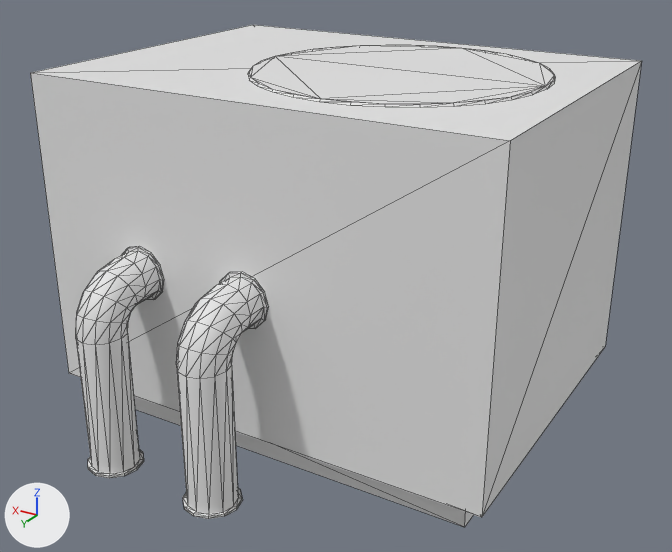
Renders of the FBX model Gravity Puzzle Game/Assets/Art/Models/Props Models/AirConditioner_01.FBX from each side of a commit.
Before and after are seen from a 50 mm lens placed at (-3.87, 6.6, 4.43), pointed at (-0.14, 0.38, 1.32). Arrows for +X, +Y and +Z are at lower left; the lights stay in place. Mesh edges are drawn as thin lines. Where no turn or scale is listed for an object, it has been applied to the vertices.

Objects in the first picture: 'AirConditioner_01'.
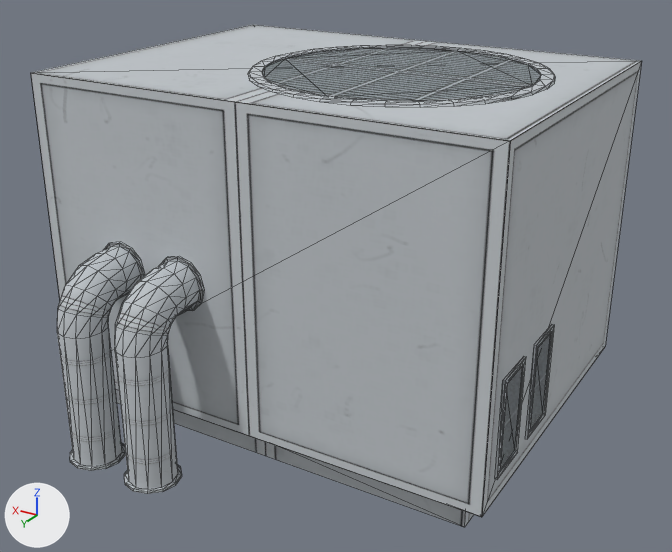
Edits to the bpy script that builds the scene:
```text
Add img_metalplates_01_basecolor_png:
    img_metalplates_01_basecolor_png = load_image('MetalPlates_01_basecolor.png', '../../Textures/Tilable Textures/MetalPlates_01_basecolor.png', 1024, 1024, 'sRGB')
Add img_metalgrate_01_basecolor_png:
    img_metalgrate_01_basecolor_png = load_image('MetalGrate_01_basecolor.png', '../../Textures/Tilable Textures/MetalGrate_01_basecolor.png', 1024, 1024, 'sRGB')
Add mat_21___default:
    mat_21___default = principled_material('21 - Default')
    mat_21___default.texture = img_metalplates_01_basecolor_png  # with its transparency
    mat_21___default.roughness = 0.859
Add mat_20___default:
    mat_20___default = principled_material('20 - Default')
    mat_20___default.texture = img_metalgrate_01_basecolor_png  # with its transparency
    mat_20___default.roughness = 0.859
Change me_mesh:
    used by ob_airconditioner_01; location = (0.0, 0.0, 0.0)
    remove me_mesh.from_pydata(...)  # 344 vertices, 600 faces; spans x -2.0..2.0, y -1.5..2.23, z 0.0..3.02
    add me_mesh.from_pydata(...)  # 440 vertices, 780 faces; spans x -2.02..2.0, y -1.5..2.23, z 0.0..3.02
    me_mesh part 1: a new loose piece of 16 vertices spanning x -2.02..-2.0, y 0.9..1.3, z 0.5..1.3
    me_mesh part 2: a new loose piece of 16 vertices spanning x -2.02..-2.0, y 0.3..0.7, z 0.5..1.3
    me_mesh part 3: the loose piece of 132 vertices spanning x -0.23..0.23, y 1.5..2.23, z 0.0..1.73 is deleted
    me_mesh part 4: 63 vertices moved from x 0.83..1.23, y 1.5..2.2, z 0.0..1.73 to x 0.7..1.43, y 1.5..2.23, z 0.0..1.73; 40 vertices removed from x 0.77..1.23, y 1.5..2.23, z 0.0..1.7; 172 vertices added at x 0.37..1.43, y 1.5..2.23, z 0.0..1.73
    me_mesh part 5: 64 vertices added at x -1.59..0.59, y -1.09..1.09, z 3.01..3.02
    me_mesh part 6: 179 faces spanning x -2.0..2.0, y -1.5..2.23, z 0.0..3.02 switch from no material to mat_21___default (picture img_metalplates_01_basecolor_png)
    add me_mesh.materials.append(mat_20___default)  # picture img_metalgrate_01_basecolor_png
```

Location of each change, (x1, y1, x2, y2) in pixels of the pictures (672 x 552 px):
part 1 of me_mesh, added
    after: (495, 356, 526, 480)
part 2 of me_mesh, added
    after: (525, 324, 554, 439)
part 3 of me_mesh, deleted
    before: (176, 272, 269, 519)
part 4 of me_mesh, built on
    before: (76, 247, 164, 478)
    after: (58, 242, 204, 494)
part 5 of me_mesh, added
    after: (249, 45, 555, 104)
part 6 of me_mesh, recoloured
    both: (30, 25, 642, 527)
